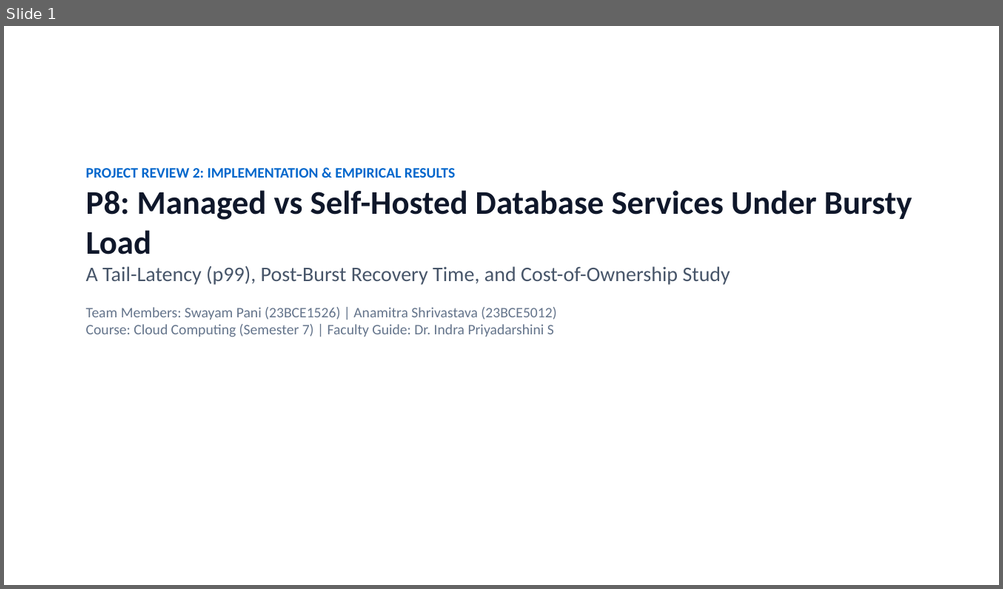
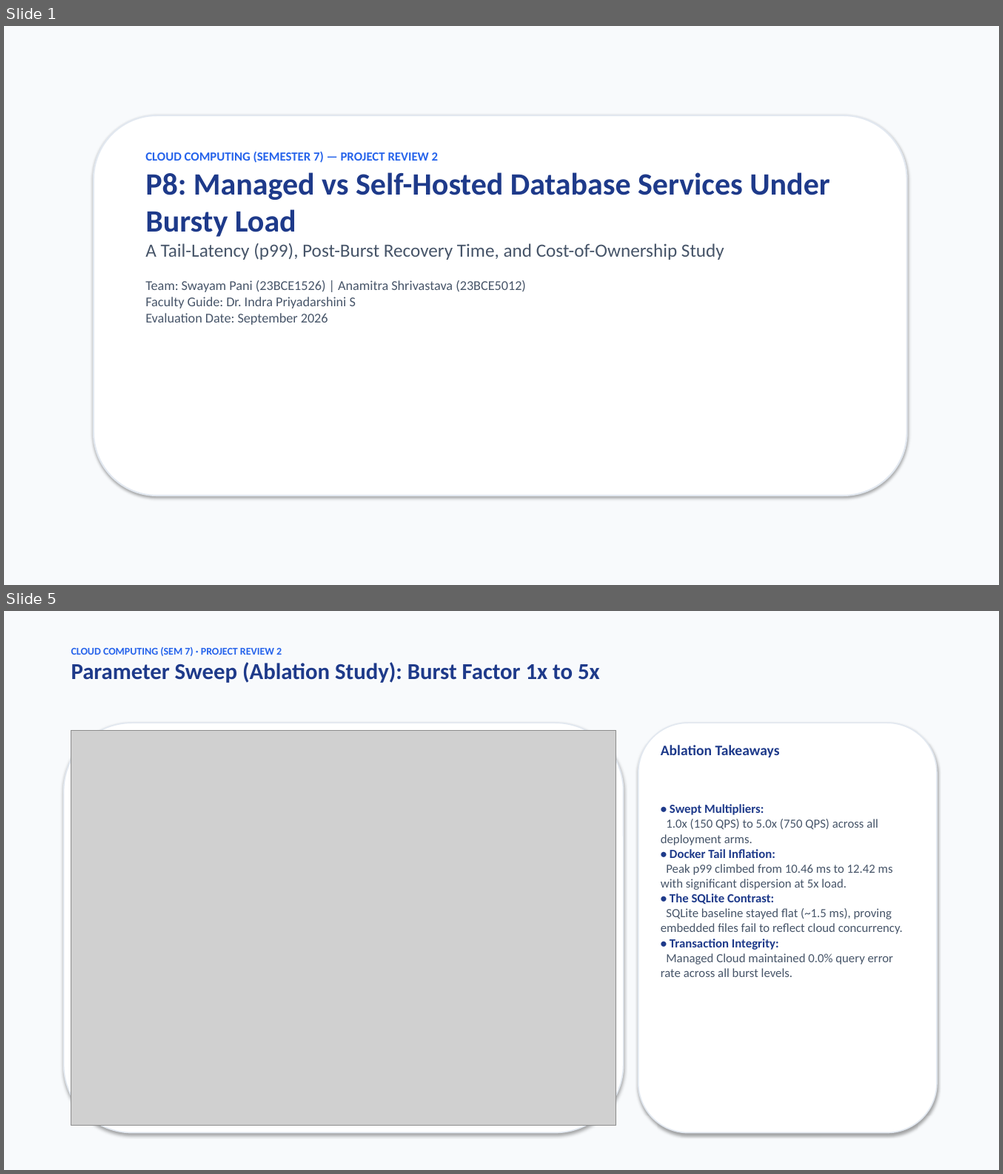
Before and after one commit to swayam-pani/Managed-Versus-Self-Hosted-Database-Services-Under-Bursty-Load, a slide deck: P8_Review2_Implementation_Results.pptx. Shown one above the other, each under a label of ours: slide 1 before the commit, slides 1 and 5 after it; the slides between them are not shown. The pictures are 1003x589 and 1003x1174 pixels, drawn with LibreOffice and Linux fonts; fonts in the diff are those of the drawing; grey boxes stand for pictures. Boxes give left, top, right and bottom in pixels: in the first picture for what was removed or moved away, otherwise in the second. Text is boxed around its words. In the diff, an @@ line names an element or a change of style, - is before the commit and + after.

Commit message:
Enhance Review 2 presentation with modern card-deck styling and embedded figures

```diff
--- a/P8_Review2_Implementation_Results.pptx
+++ b/P8_Review2_Implementation_Results.pptx
@@ slide 5 added at (4,611,999,1170), background #FFFFFF @@
@@ rectangle added at (4,611,999,1170), fill #F8FAFC @@
@@ text added at (71,647,600,683), 22 pt, text #1E3A8A, bold @@
+CLOUD COMPUTING (SEM 7) · PROJECT REVIEW 2
+Parameter Sweep (Ablation Study): Burst Factor 1x to 5x
@@ rounded rectangle added at (64,723,623,1133), fill #FFFFFF, outline #E2E8F0 1.2 pt @@
@@ picture added at (71,730,616,1126) @@
@@ rounded rectangle added at (638,723,936,1133), fill #FFFFFF, outline #E2E8F0 1.2 pt @@
@@ text added at (660,745,780,758), 14 pt, text #1E3A8A, bold @@
+Ablation Takeaways
@@ text added at (660,804,902,977), 12 pt, text #475569 @@
+• Swept Multipliers:
+1.0x (150 QPS) to 5.0x (750 QPS) across all deployment arms.
+• Docker Tail Inflation:
+Peak p99 climbed from 10.46 ms to 12.42 ms with significant dispersion at 5x load.
+• The SQLite Contrast:
+SQLite baseline stayed flat (~1.5 ms), proving embedded files fail to reflect cloud concurrency.
+• Transaction Integrity:
+Managed Cloud maintained 0.0% query error rate across all burst levels.
@@ slide 1 changed as well @@
@@ rectangle added at (4,26,999,585), fill #F8FAFC @@
@@ rounded rectangle added at (94,116,907,496), fill #FFFFFF, outline #E2E8F0 1.5 pt @@
@@ text "CLOUD COMPUTING (SEMESTER 7) — ...": place and size @@
-text "CLOUD COMPUTING (SEMESTER 7) — ..." at (86,168,912,338)
+text "CLOUD COMPUTING (SEMESTER 7) — ..." at (145,151,829,325)
@@ text at (145,151,438,163): text changed; size 14 to 12 pt; text colour #0066CC to #2563EB @@
-PROJECT REVIEW 2: IMPLEMENTATION & EMPIRICAL RESULTS
+CLOUD COMPUTING (SEMESTER 7) — PROJECT REVIEW 2
@@ text at (145,173,829,260): size 32 to 30 pt, text colour #0F172A to #1E3A8A in "P8: Managed vs Self-Hosted Database Services Under ..."; size 20 to 18 pt in "A Tail-Latency (p99), Post-Burst Recovery Time, and ..." @@
@@ text at (145,281,526,325): text changed; size 14 to 13 pt; text colour #64748B to #475569 @@
-Team Members: Swayam Pani (23BCE1526) | Anamitra Shrivastava (23BCE5012)
-Course: Cloud Computing (Semester 7) | Faculty Guide: Dr. Indra Priyadarshini S
+Team: Swayam Pani (23BCE1526) | Anamitra Shrivastava (23BCE5012)
+Faculty Guide: Dr. Indra Priyadarshini S
+Evaluation Date: September 2026
```
Also in this commit, not shown: 7 other slides changed, 1 other slide added, 2 slides removed.
